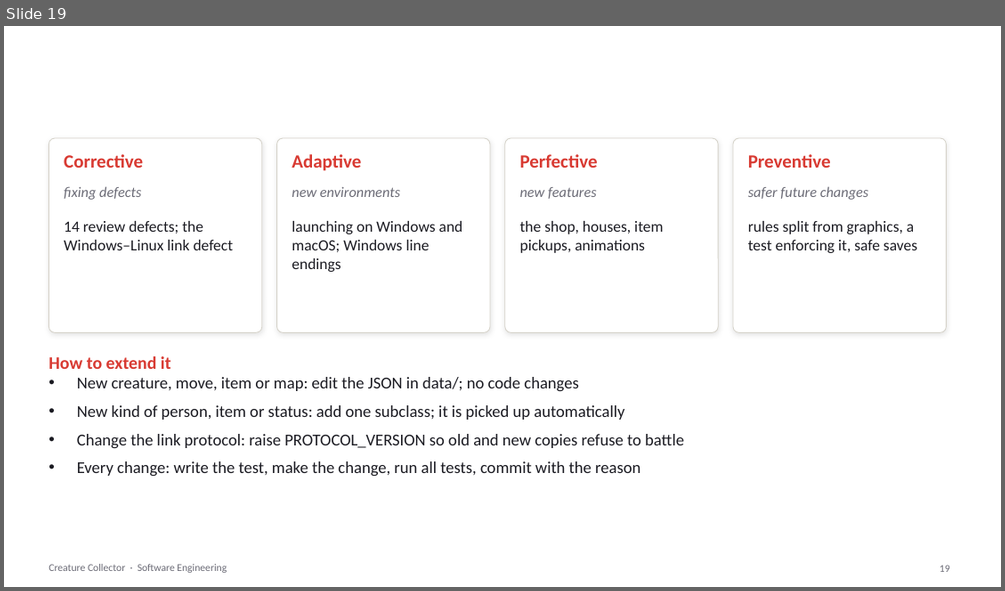
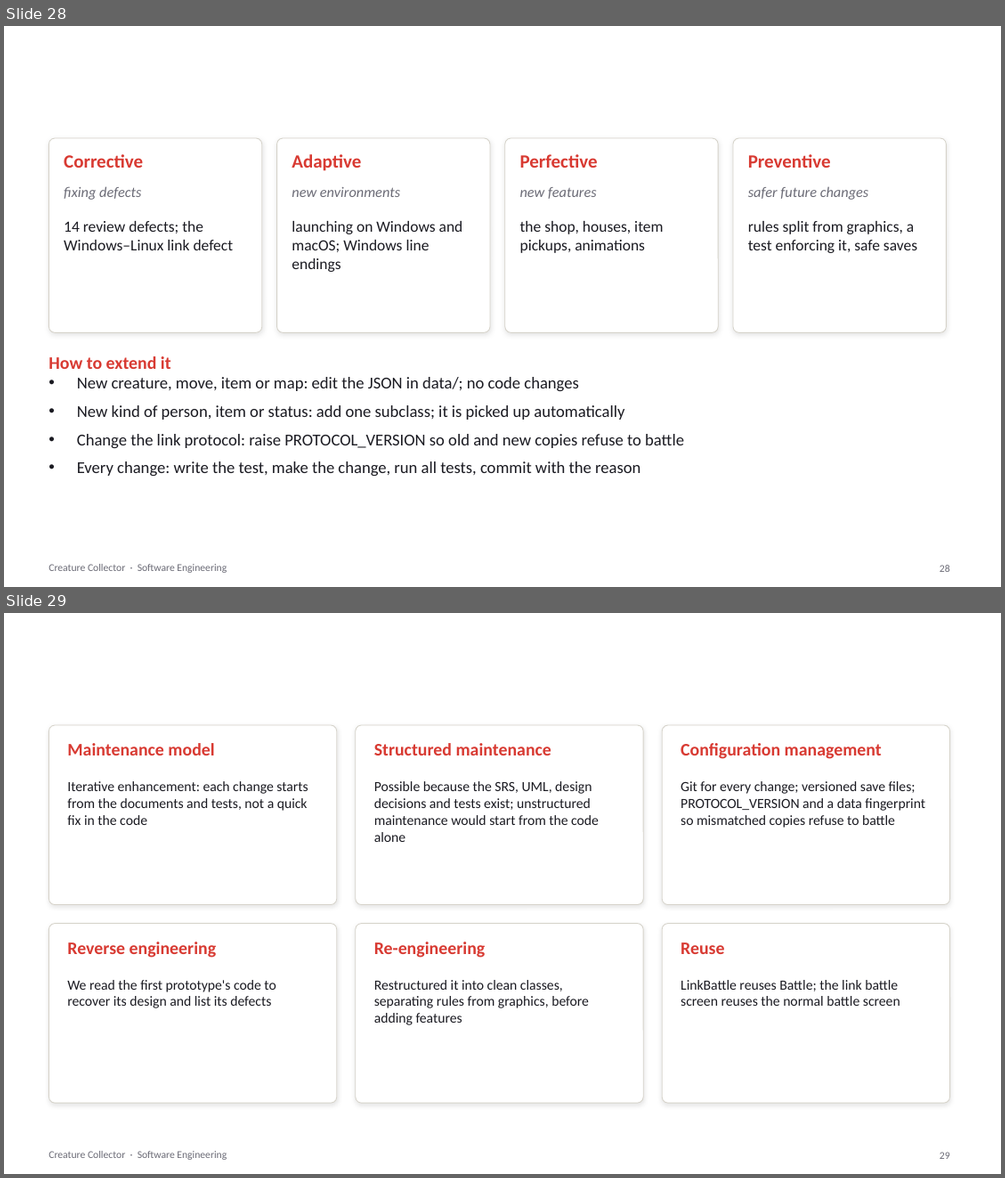
Before and after one commit to psdoom14/creature-collector, a slide deck: docs/se/CreatureCollector-SE.pptx. Shown one above the other, each under a label of ours: slide 19 before the commit, slides 28 and 29 after it. The pictures are 1005x591 and 1005x1178 pixels, drawn with LibreOffice and Linux fonts; fonts in the diff are those of the drawing; background and template pictures are left out. Boxes give left, top, right and bottom in pixels: in the first picture for what was removed or moved away, otherwise in the second. Text is boxed around its words. In the diff, an @@ line names an element or a change of style, - is before the commit and + after.

```diff
--- a/docs/se/CreatureCollector-SE.pptx
+++ b/docs/se/CreatureCollector-SE.pptx
@@ slide 29 added at [4,613,1001,1174], background picture (left out); not listed: 1 template element that a slide beside it also shows @@
@@ title added at [48,624,864,682], 30 pt, text #FFFFFF, bold @@
+Maintenance models and re-engineering
@@ rounded rectangle added at [48,725,337,905], fill #FFFFFF, outline #D6D3CA 0.75 pt @@
@@ text added at [67,743,214,755], 17 pt, text #D83A32, bold @@
+Maintenance model
@@ rounded rectangle added at [356,725,643,905], fill #FFFFFF, outline #D6D3CA 0.75 pt @@
@@ text added at [374,743,551,755], 17 pt, text #D83A32, bold @@
+Structured maintenance
@@ rounded rectangle added at [662,725,950,905], fill #FFFFFF, outline #D6D3CA 0.75 pt @@
@@ text added at [680,743,882,759], 17 pt, text #D83A32, bold @@
+Configuration management
@@ text added at [67,781,307,825], 13.5 pt, text #1B1B22 @@
+Iterative enhancement: each change starts from the documents and tests, not a quick fix in the code
@@ text added at [374,781,599,842], 13.5 pt, text #1B1B22 @@
+Possible because the SRS, UML, design decisions and tests exist; unstructured maintenance would start from the code alone
@@ text added at [680,781,925,827], 13.5 pt, text #1B1B22 @@
+Git for every change; versioned save files; PROTOCOL_VERSION and a data fingerprint so mismatched copies refuse to battle
@@ rounded rectangle added at [48,924,337,1103], fill #FFFFFF, outline #D6D3CA 0.75 pt @@
@@ rounded rectangle added at [356,924,643,1103], fill #FFFFFF, outline #D6D3CA 0.75 pt @@
@@ rounded rectangle added at [662,924,950,1103], fill #FFFFFF, outline #D6D3CA 0.75 pt @@
@@ text added at [67,941,217,957], 17 pt, text #D83A32, bold @@
+Reverse engineering
@@ text added at [374,941,485,957], 17 pt, text #D83A32, bold @@
+Re-engineering
@@ text added at [680,942,724,954], 17 pt, text #D83A32, bold @@
+Reuse
@@ text added at [67,980,275,1008], 13.5 pt, text #1B1B22 @@
+We read the first prototype's code to recover its design and list its defects
@@ text added at [374,980,589,1025], 13.5 pt, text #1B1B22 @@
+Restructured it into clean classes, separating rules from graphics, before adding features
@@ text added at [680,980,900,1005], 13.5 pt, text #1B1B22 @@
+LinkBattle reuses Battle; the link battle screen reuses the normal battle screen
@@ page number added at [939,1151,950,1159], 10 pt, text #6B6B76 @@
+29
@@ what was slide 19 is now slide 28 @@
@@ page number at [939,564,950,572]: text changed @@
-19
+28
```
Also in this commit, not shown: 2 slides changed, 9 other slides added, 3 other files.
